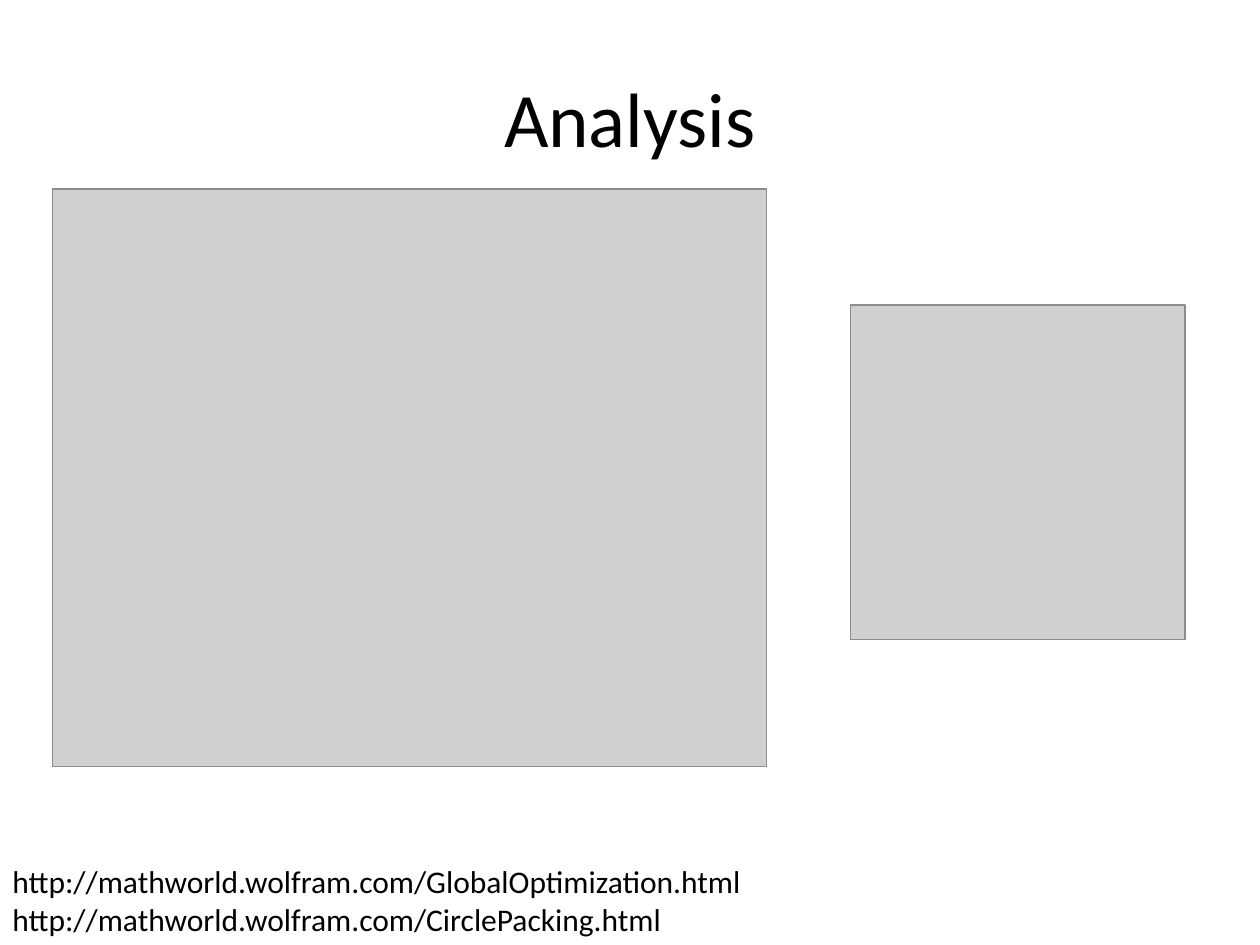
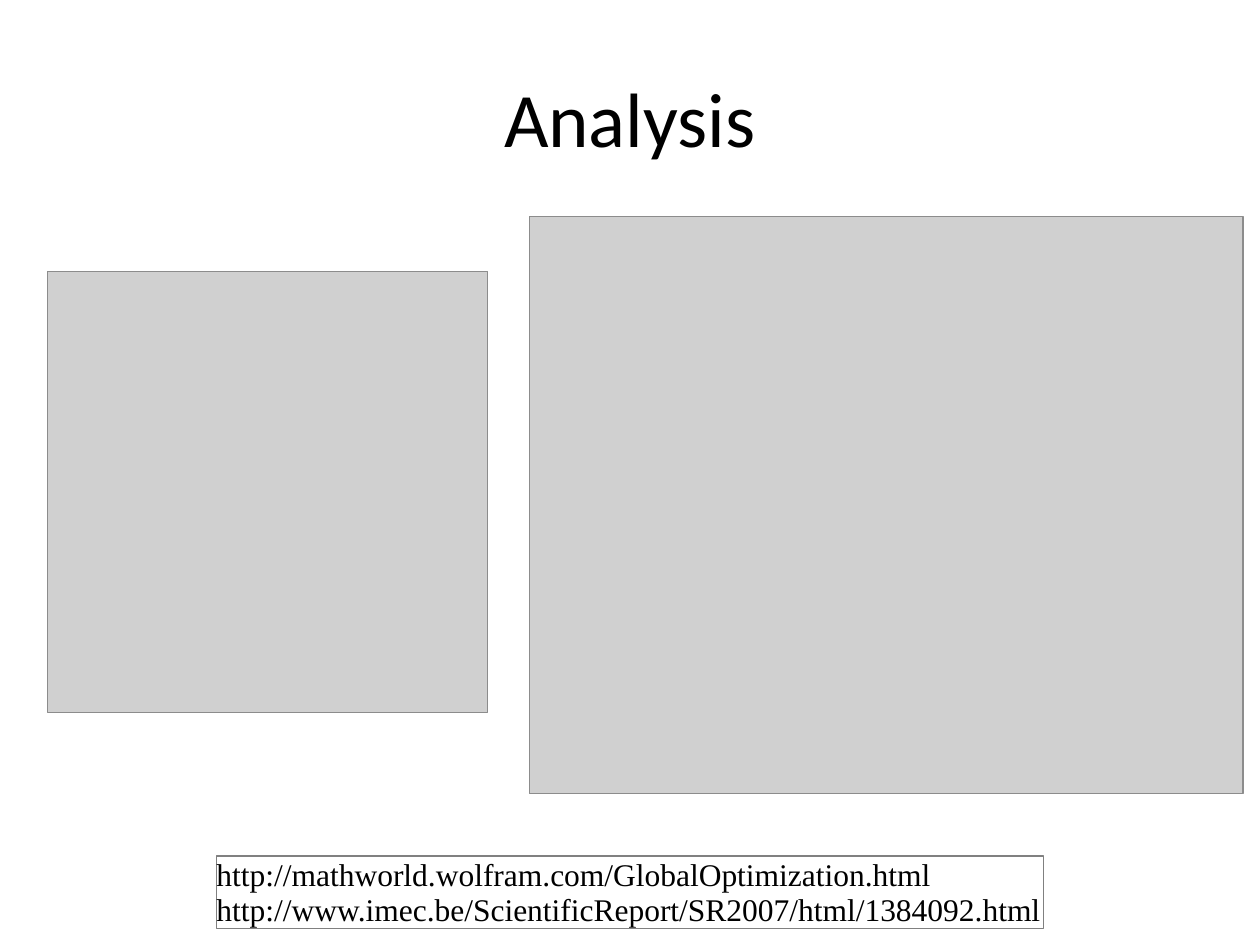
Before and after one commit to zestrada/atomicscalesimulationgroup2, a slide deck: slide 1 of Presentation/Analysis.ppt. Drawn at 1260x945 pixels with LibreOffice and Linux fonts; fonts in the diff are those of the drawing; grey boxes stand for pictures. Boxes give left, top, right and bottom in pixels: in the first picture for what was removed or moved away, otherwise in the second. Text is boxed around its words. In the diff, an @@ line names an element or a change of style, - is before the commit and + after.

Commit message:
Fixed picture

```diff
--- a/Presentation/Analysis.ppt
+++ b/Presentation/Analysis.ppt
@@ picture: place and size @@
-picture at [850, 305, 1186, 640]
+picture at [529, 217, 1244, 794]
@@ picture: place and size @@
-picture at [53, 189, 767, 766]
+picture at [48, 271, 488, 712]
@@ text in rectangle at [216, 861, 930, 892]: font Calibri to Times New Roman in "http://mathworld.wolfram.com/GlobalOptimization.html"; line spacing 1 to 0.93 @@
@@ rectangle "http://mathworld.wolfram.com/GlobalOptimization.html": place and size @@
-rectangle "http://mathworld.wolfram.com/GlobalOptimization.html" at [12, 871, 740, 937]
+rectangle "http://mathworld.wolfram.com/GlobalOptimization.html" at [217, 856, 1043, 929]
@@ rectangle "http://mathworld.wolfram.com/GlobalOptimization.html" at [217, 856, 1043, 929]: outline none to #808080 0.74 pt @@
@@ text in rectangle at [216, 896, 1040, 927]: text changed; font Calibri to Times New Roman @@
-http://mathworld.wolfram.com/CirclePacking.html
+http://www.imec.be/ScientificReport/SR2007/html/1384092.html
```
